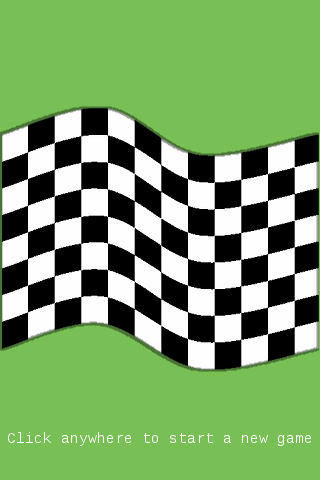
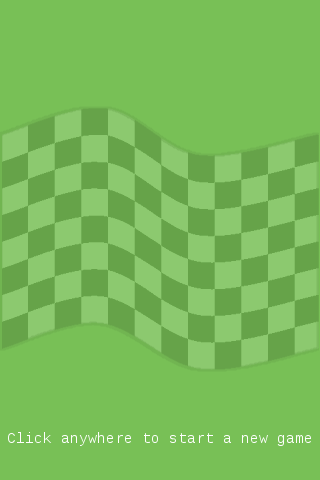
Layer changes from the first 320 x 480 image to the second:
added layer "Green-out" (85%) above "Flag Border" over (x1=0, y1=106, x2=319, y2=372)
